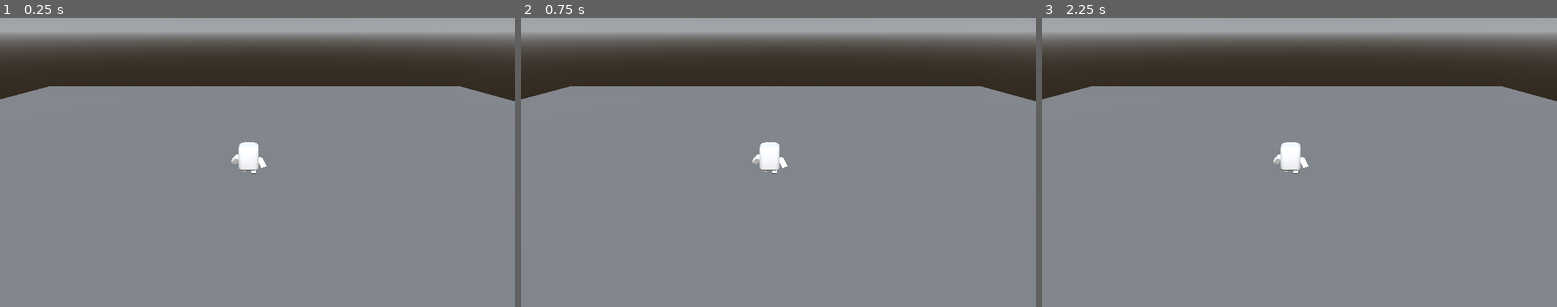
Above: before the commit, frames 1-3 (left to right).
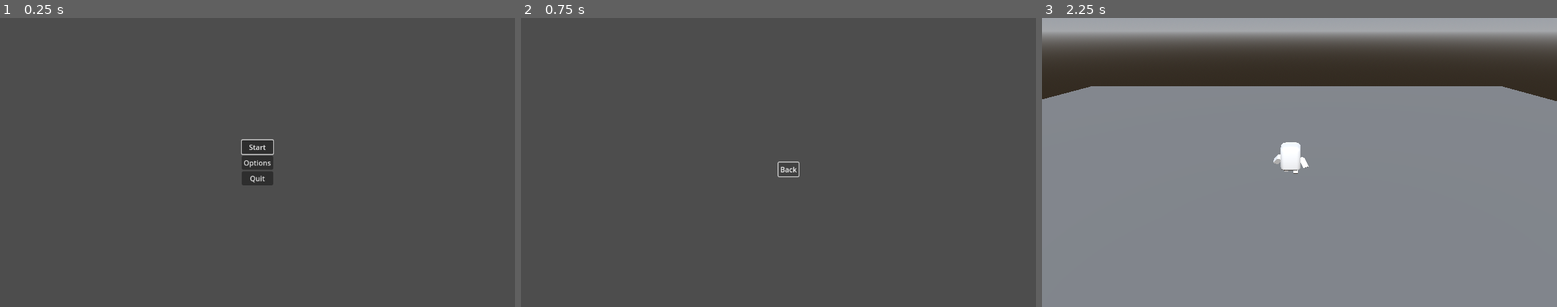
Above: after the commit, the same moments.

Repository: AirmanCS/GoGodotJam4
Game: Godot game, scene res://scenes/menu.tscn
The game is run twice, just before and just after one commit, with the same random seed, the same clock (stepped at 60 frames per second) and the same inputs. Before the commit the project starts from res://scenes/main_scene.tscn.
Inputs (mouse positions are in pixels of both pictures, inside the frame that each line leads up to):
- Up to frame 1 (0.25 s): no input
- Up to frame 2 (0.75 s): click (778, 162) at 0.5 s, where only the run after the commit has a clickable "Options"
- Up to frame 3 (2.25 s): click (1309, 168) at 1.25 s, where only the run after the commit has a clickable "Back"; click (1299, 148) at 2 s, where only the run after the commit has a clickable "Start"

The runs differ from the first frame. In frame 1, 95% of the frame differs, in the area x 0-100%, y 0-100%; in frame 2, 95%; in frame 3, nothing differs.

Commit message:
menu principal

Diff:
--- /dev/null
+++ b/assets/scripts/Menu.gd
@@ -0,0 +1,15 @@
+extends Control
+
+func _ready():
+	$VBoxContainer/StartButton.grab_focus()
+
+func _on_start_button_pressed():
+	get_tree().change_scene_to_file("res://scenes/main_scene.tscn")
+
+
+func _on_options_button_pressed():
+	get_tree().change_scene_to_file("res://scenes/options.tscn")
+
+
+func _on_quit_button_pressed():
+	get_tree().quit()
--- /dev/null
+++ b/assets/scripts/Options.gd
@@ -0,0 +1,7 @@
+extends Control
+
+func _ready():
+	$VBoxContainer/Back.grab_focus()
+
+func _on_button_pressed():
+	get_tree().change_scene_to_file("res://scenes/menu.tscn")
--- a/project.godot
+++ b/project.godot
@@ -11,7 +11,7 @@
 [application]
 
 config/name="Go Godot Jam 4"
-run/main_scene="res://scenes/main_scene.tscn"
+run/main_scene="res://scenes/menu.tscn"
 config/features=PackedStringArray("4.0", "Mobile")
 <<<<<<<HEADconfig/icon="res://iconCHAR.svg"
 
--- /dev/null
+++ b/scenes/menu.tscn
@@ -0,0 +1,42 @@
+[gd_scene load_steps=2 format=3 uid="uid://dtckjavljoixk"]
+
+[ext_resource type="Script" path="res://assets/scripts/Menu.gd" id="1_p68wy"]
+
+[node name="Menu" type="Control"]
+layout_mode = 3
+anchors_preset = 15
+anchor_right = 1.0
+anchor_bottom = 1.0
+grow_horizontal = 2
+grow_vertical = 2
+script = ExtResource("1_p68wy")
+
+[node name="VBoxContainer" type="VBoxContainer" parent="."]
+layout_mode = 1
+anchors_preset = 8
+anchor_left = 0.5
+anchor_top = 0.5
+anchor_right = 0.5
+anchor_bottom = 0.5
+offset_left = -35.0
+offset_top = -50.5
+offset_right = 35.0
+offset_bottom = 50.5
+grow_horizontal = 2
+grow_vertical = 2
+
+[node name="StartButton" type="Button" parent="VBoxContainer"]
+layout_mode = 2
+text = "Start"
+
+[node name="OptionsButton" type="Button" parent="VBoxContainer"]
+layout_mode = 2
+text = "Options"
+
+[node name="QuitButton" type="Button" parent="VBoxContainer"]
+layout_mode = 2
+text = "Quit"
+
+[connection signal="pressed" from="VBoxContainer/StartButton" to="." method="_on_start_button_pressed"]
+[connection signal="pressed" from="VBoxContainer/OptionsButton" to="." method="_on_options_button_pressed"]
+[connection signal="pressed" from="VBoxContainer/QuitButton" to="." method="_on_quit_button_pressed"]
--- /dev/null
+++ b/scenes/options.tscn
@@ -0,0 +1,33 @@
+[gd_scene load_steps=3 format=3 uid="uid://qtqgmwigq5cs"]
+
+[ext_resource type="Script" path="res://assets/scripts/Options.gd" id="1_yjlgq"]
+
+[sub_resource type="Theme" id="Theme_n5cam"]
+
+[node name="Options" type="Control"]
+layout_mode = 3
+anchors_preset = 8
+anchor_left = 0.5
+anchor_top = 0.5
+anchor_right = 0.5
+anchor_bottom = 0.5
+grow_horizontal = 2
+grow_vertical = 2
+size_flags_horizontal = 4
+size_flags_vertical = 4
+theme = SubResource("Theme_n5cam")
+script = ExtResource("1_yjlgq")
+
+[node name="VBoxContainer" type="VBoxContainer" parent="."]
+layout_mode = 1
+offset_right = 45.0
+offset_bottom = 31.0
+alignment = 1
+
+[node name="Back" type="Button" parent="VBoxContainer"]
+layout_mode = 2
+size_flags_horizontal = 4
+size_flags_vertical = 4
+text = "Back"
+
+[connection signal="pressed" from="VBoxContainer/Back" to="." method="_on_button_pressed"]
Not shown, added: scenes/menu.tscn.depren
